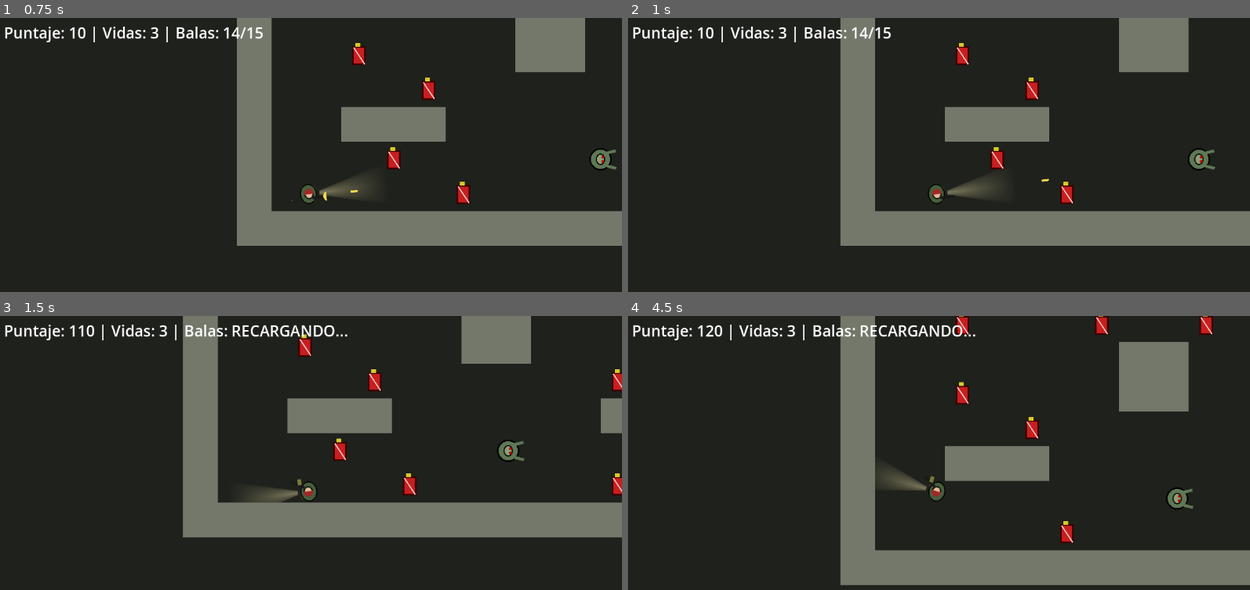
Above: before the commit, frames 1-4 (two rows, left to right).
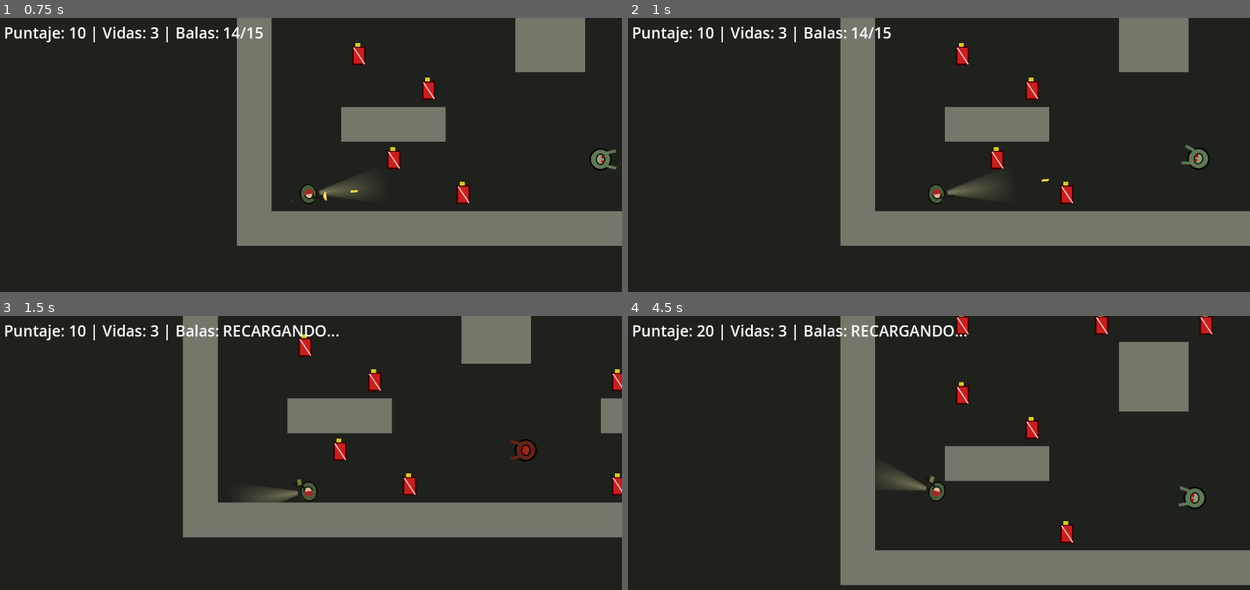
Above: after the commit, the same moments.

Repository: SofiaRubiano10/l-4d-lite
Game: Godot game, scene res://mundo.tscn
Same seed, same stepped clock (60 frames per second), same inputs: the game is played once before the commit and once after it.
Inputs (mouse positions are in pixels of both pictures, inside the frame that each line leads up to):
- Up to frame 1 (0.75 s): move the mouse to (447, 176) at 0.52 s; hold D (move_right) from 0.53 s (still down); click (447, 176) at 0.6 s
- Up to frame 2 (1 s): keep holding D (move_right)
- Up to frame 3 (1.5 s): move the mouse to (180, 510) at 1.27 s; release D (move_right) at 1.28 s; hold S (move_down) from 1.28 s (still down); tap R (recargar) at 1.35 s
- Up to frame 4 (4.5 s): move the mouse to (1001, 414) at 2.02 s; release S (move_down) at 2.03 s; hold D (move_right) 2.03-2.78 s; click (1001, 414) at 2.1 s; move the mouse to (907, 562) at 2.77 s; hold W (move_up) 2.78-3.53 s; tap R (recargar) at 2.85, 4.35 s; move the mouse to (1125, 543) at 3.52 s; hold A (move_left) from 3.53 s (still down); click (1125, 543) at 3.6 s; move the mouse to (746, 439) at 4.27 s

Frame 1 is identical in both runs. In frame 2, 0.1% of the frame differs, in the area x 88-95%, y 46-56%; in frame 3, 1.4%; in frame 4, 1.5%, in the area x 11-93%, y 3-71%.

Commit message:
cambio de comportamiento zombie
se mejora la IA de los zombie y asi mismo se agrega un spawn para que al matar aparezcan mas

Diff:
--- a/infectado.gd
+++ b/infectado.gd
@@ -4,42 +4,177 @@
 signal abatido(infectado)
 
 enum Eje { HORIZONTAL, VERTICAL }
+enum Estado { PATRULLA, PERSECUCION, ATURDIDO }
 
 @export var speed: float = 80.0
 @export var distancia: float = 64.0
 @export var eje: Eje = Eje.HORIZONTAL
+@export var rango_deteccion: float = 190.0
+@export var vida_max: int = 2
+@export var tiempo_reaparicion: float = 2.0
 
 var inicio: Vector2 = Vector2.ZERO
 var direccion: int = 1
+var estado: Estado = Estado.PATRULLA
+var vida_actual: int = 2
+var timer_aturdido: float = 0.0
+var timer_flash: float = 0.0
+var en_modo_poder: bool = false
+var objetivo: Node2D = null
+
+@onready var sprite: Sprite2D = $Sprite2D
 
 
 func _ready():
 	inicio = position
+	vida_actual = vida_max
 	body_entered.connect(_on_body_entered)
 
 
 func _physics_process(delta):
+	if timer_flash > 0.0:
+		timer_flash -= delta
+		if timer_flash <= 0.0:
+			actualizar_color()
+
+	if estado == Estado.ATURDIDO:
+		timer_aturdido -= delta
+		if timer_aturdido <= 0.0:
+			estado = Estado.PATRULLA
+			actualizar_color()
+		return
+
 	if speed <= 0.0:
 		return
+
+	actualizar_estado()
+
+	var vector_mov = Vector2.ZERO
+	if estado == Estado.PERSECUCION and is_instance_valid(objetivo):
+		var hacia_jugador = (objetivo.global_position - global_position).normalized()
+		if en_modo_poder:
+			# Con adrenalina activa, el infectado intenta huir más lento
+			var dir_huida = -hacia_jugador
+			if puede_avanzar(dir_huida, speed * 0.75 * delta):
+				vector_mov = dir_huida * (speed * 0.75)
+		else:
+			# Persigue al superviviente con un impulso de agresividad
+			if puede_avanzar(hacia_jugador, speed * 1.25 * delta):
+				vector_mov = hacia_jugador * (speed * 1.25)
+
+	if vector_mov == Vector2.ZERO:
+		vector_mov = calcular_movimiento_patrulla(delta)
+
+	position += vector_mov * delta
+
+	if vector_mov.length_squared() > 1.0:
+		sprite.rotation = lerp_angle(sprite.rotation, vector_mov.angle(), 12.0 * delta)
+
+
+func actualizar_estado():
+	if not is_instance_valid(objetivo) or objetivo.get("muriendo"):
+		estado = Estado.PATRULLA
+		return
+
+	var dist_jugador = global_position.distance_to(objetivo.global_position)
+	if dist_jugador <= rango_deteccion and tiene_linea_de_vision(objetivo):
+		estado = Estado.PERSECUCION
+	else:
+		estado = Estado.PATRULLA
+
+
+func calcular_movimiento_patrulla(delta: float) -> Vector2:
+	# Si se alejó de su carril por perseguir al jugador, regresa primero hacia su punto de inicio
+	if eje == Eje.HORIZONTAL and abs(position.y - inicio.y) > 4.0:
+		var dir_retorno = (inicio - position).normalized()
+		if puede_avanzar(dir_retorno, speed * delta):
+			return dir_retorno * speed
+	elif eje == Eje.VERTICAL and abs(position.x - inicio.x) > 4.0:
+		var dir_retorno = (inicio - position).normalized()
+		if puede_avanzar(dir_retorno, speed * delta):
+			return dir_retorno * speed
+
 	if eje == Eje.HORIZONTAL:
-		position.x += speed * direccion * delta
 		if abs(position.x - inicio.x) >= distancia:
+			direccion = -1 if position.x > inicio.x else 1
+		var dir_vec = Vector2(direccion, 0.0)
+		if not puede_avanzar(dir_vec, speed * delta):
 			direccion *= -1
+			dir_vec = Vector2(direccion, 0.0)
+		return dir_vec * speed
 	else:
-		position.y += speed * direccion * delta
 		if abs(position.y - inicio.y) >= distancia:
+			direccion = -1 if position.y > inicio.y else 1
+		var dir_vec = Vector2(0.0, direccion)
+		if not puede_avanzar(dir_vec, speed * delta):
 			direccion *= -1
+			dir_vec = Vector2(0.0, direccion)
+		return dir_vec * speed
+
+
+func tiene_linea_de_vision( blanco: Node2D ) -> bool:
+	var espacio = get_world_2d().direct_space_state
+	var consulta = PhysicsRayQueryParameters2D.create(global_position, blanco.global_position)
+	consulta.exclude = [get_rid()]
+	var resultado = espacio.intersect_ray(consulta)
+	if resultado.is_empty():
+		return true
+	return resultado.collider == blanco
+
+
+func puede_avanzar(dir: Vector2, paso: float) -> bool:
+	var espacio = get_world_2d().direct_space_state
+	var destino = global_position + dir.normalized() * (20.0 + paso)
+	var consulta = PhysicsRayQueryParameters2D.create(global_position, destino)
+	consulta.exclude = [get_rid()]
+	var resultado = espacio.intersect_ray(consulta)
+	if resultado.is_empty():
+		return true
+	return resultado.collider.is_in_group("jugador")
 
 
 func _on_body_entered(body):
+	if estado == Estado.ATURDIDO:
+		return
 	if body.is_in_group("jugador"):
 		toco_al_jugador.emit(self)
 
 
+func set_modo_poder(activo: bool):
+	en_modo_poder = activo
+	actualizar_color()
+
+
+func actualizar_color():
+	var base = Color(0.3, 0.6, 1.0, 1.0) if en_modo_poder else Color(1.0, 1.0, 1.0, 1.0)
+	if estado == Estado.ATURDIDO:
+		base.a = 0.45
+	modulate = base
+
+
+func esta_aturdido() -> bool:
+	return estado == Estado.ATURDIDO
+
+
 func volver_a_casa():
 	position = inicio
+	vida_actual = vida_max
+	estado = Estado.ATURDIDO
+	timer_aturdido = tiempo_reaparicion
+	actualizar_color()
 
 
 func recibir_disparo():
-	volver_a_casa()
-	abatido.emit(self)
+	if estado == Estado.ATURDIDO:
+		return
+	vida_actual -= 1
+	if vida_actual <= 0:
+		volver_a_casa()
+		abatido.emit(self)
+	else:
+		# Feedback de impacto y leve retroceso
+		modulate = Color(1.0, 0.3, 0.3, 1.0)
+		timer_flash = 0.15
+		var dir_retroceso = -Vector2.RIGHT.rotated(sprite.rotation)
+		if puede_avanzar(dir_retroceso, 12.0):
+			position += dir_retroceso * 12.0
--- a/mundo.gd
+++ b/mundo.gd
@@ -39,6 +39,7 @@
 
 	# Nivel 3: Conectar cada infectado del grupo "enemigos"
 	for enemigo in get_tree().get_nodes_in_group("enemigos"):
+		enemigo.objetivo = jugador
 		enemigo.toco_al_jugador.connect(_on_enemigo_toco)
 		enemigo.abatido.connect(_on_enemigo_abatido)
 
@@ -73,23 +74,23 @@
 	# Nivel 3: Reinicia la alarma de 6 segundos desde cero aunque ya estuviera corriendo
 	timer_poder.start()
 
-	# Extra 1: Cambiar el color de los infectados mientras dura el poder
+	# Extra 1: Cambiar el color y comportamiento de los infectados mientras dura el poder
 	for enemigo in get_tree().get_nodes_in_group("enemigos"):
-		enemigo.modulate = Color(0.3, 0.6, 1.0, 1.0)
+		enemigo.set_modo_poder(true)
 
 
 func _on_timer_poder_timeout():
 	modo_poder = false
 	print("poder: no")
 
-	# Extra 1: Devolver a los infectados a su color original al terminar el poder
+	# Extra 1: Devolver a los infectados a su estado y color original al terminar el poder
 	for enemigo in get_tree().get_nodes_in_group("enemigos"):
-		enemigo.modulate = Color(1.0, 1.0, 1.0, 1.0)
+		enemigo.set_modo_poder(false)
 
 
 func _on_enemigo_toco(enemigo):
-	# 1. Si el superviviente está muriendo, o si el juego ya terminó, no hacer nada.
-	if jugador.muriendo or juego_terminado:
+	# 1. Si el superviviente está muriendo, el infectado está aturdido o el juego terminó, no hacer nada.
+	if jugador.muriendo or juego_terminado or enemigo.esta_aturdido():
 		return
 
 	# 2. Con poder: el infectado vuelve a casa y suman 200.
